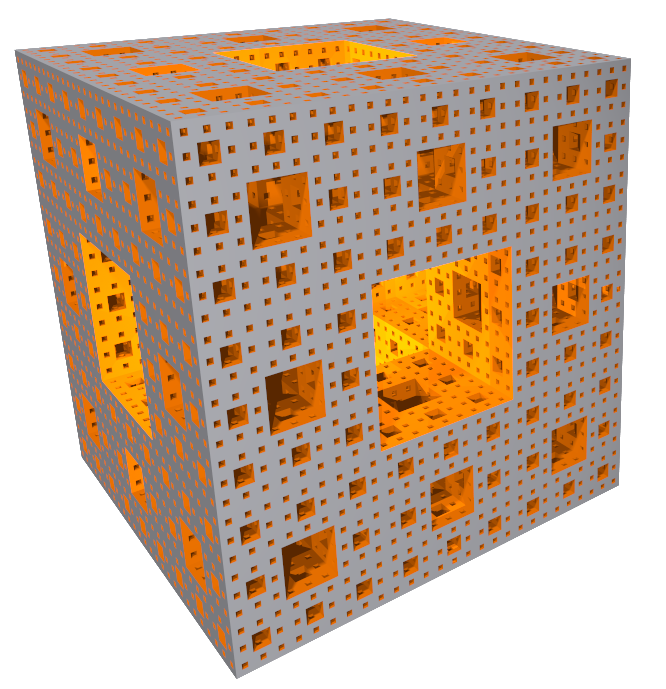
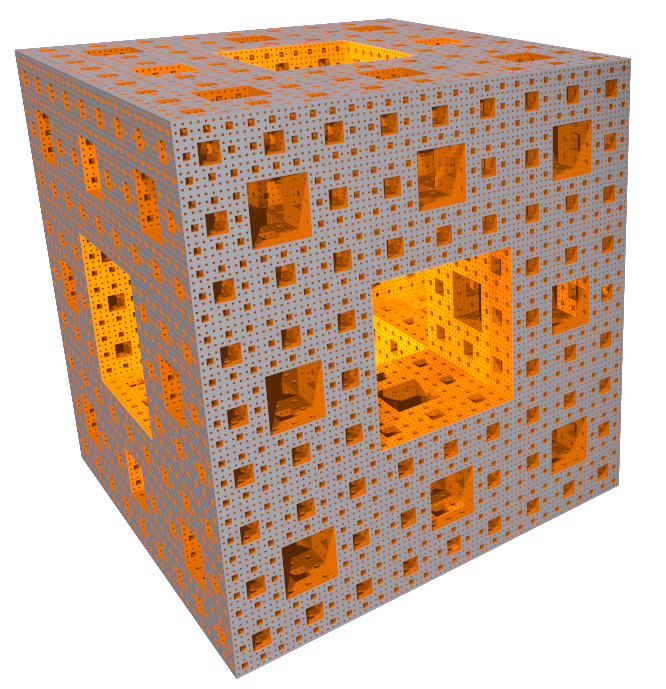
Revision of a layered 666 x 689 image; what changed, layer by layer:
added layer "Layer 5" above "Layer 4" over [14, 18, 631, 679]
